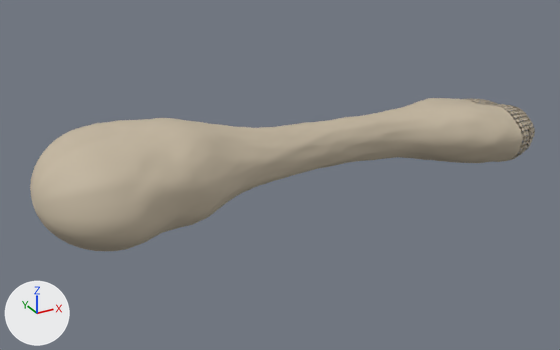
The FBX model Assets/Models/Bones/Bone_Humerus.fbx: old version first, new version second.
The view is the same before and after, from a 50 mm camera at (-0.1851, -0.2946, 0.1461) aimed at (-0.017, 0.0109, -0.0066). The lights are fixed; the arrows at lower left show +X, +Y and +Z. The older version comes first. Where no turn or scale is listed for an object, it has been applied to the vertices. Vertices at exactly the same position are counted once.

In view in the first picture: 'Bone_Humerus'.
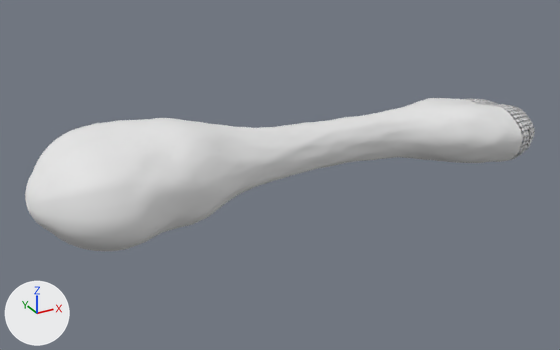
What the commit changed:
Picture 'T_Humerus_Roughness.png' (img_t_humerus_roughness_png) is new.
Picture 'T_Humerus_Normal.png' (img_t_humerus_normal_png) is new.
Material 'Bone_Humerus' (mat_bone_humerus) is new.
Uses the picture img_t_humerus_normal_png.
Uses the picture img_t_humerus_roughness_png.
me_bone_humerus is used by ob_bone_humerus; location (0.0, 0.0, 0.0).
me_bone_humerus had 10962 vertices, 21888 faces and spanned x -0.134..0.126, y -0.031..0.052, z -0.019..0.03.
me_bone_humerus no longer uses material mat_bonepreviewmat (beige #c4b6a0).
me_bone_humerus now has 10962 vertices, 21888 faces and spans x -0.137..0.126, y -0.031..0.052, z -0.019..0.03.
me_bone_humerus part 1: all 257 vertices in x -0.134..-0.132, y -0.001..0.027, z -0.005..0.013 are moved by (-0.002, 0.0, 0.0).
me_bone_humerus gains material mat_bone_humerus.

Boxes (x1, y1, x2, y2) around the edits, measured in the pictures (560 x 350 px; the box of a moved part takes in the faces that stretch with it):
'Bone_Humerus', recoloured, reshaped (beige to white): before (30, 98, 535, 251); after (25, 98, 535, 251)
part 1 of me_bone_humerus, moved or reshaped: before (30, 171, 53, 232); after (25, 171, 53, 232)
